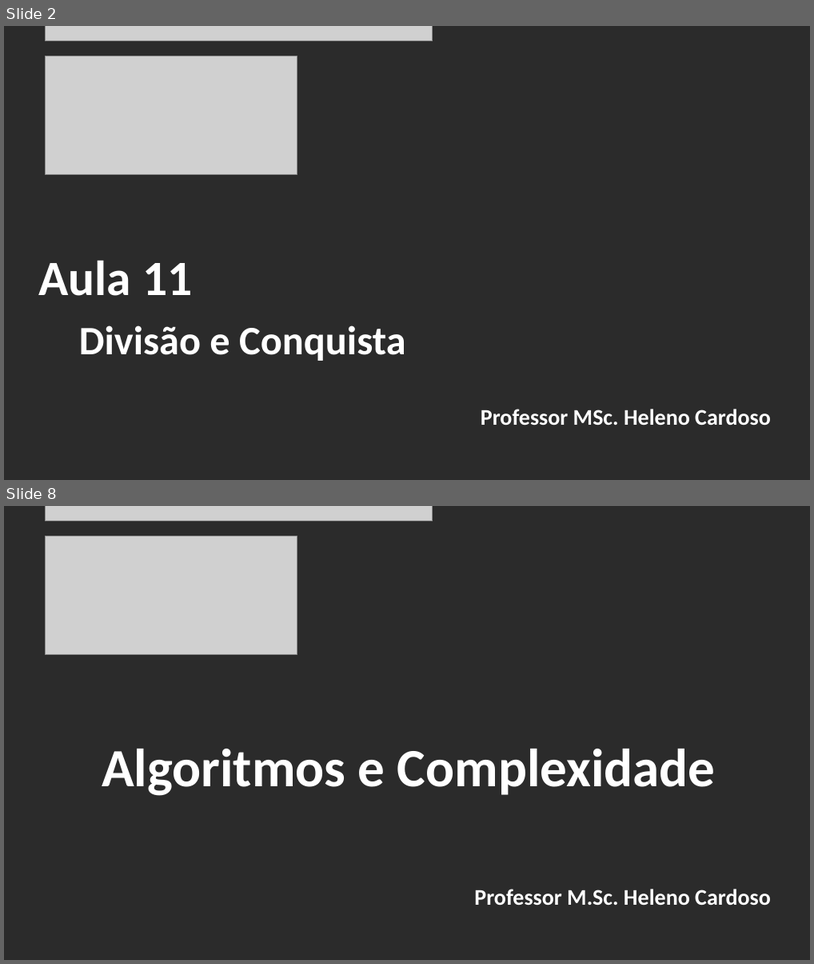
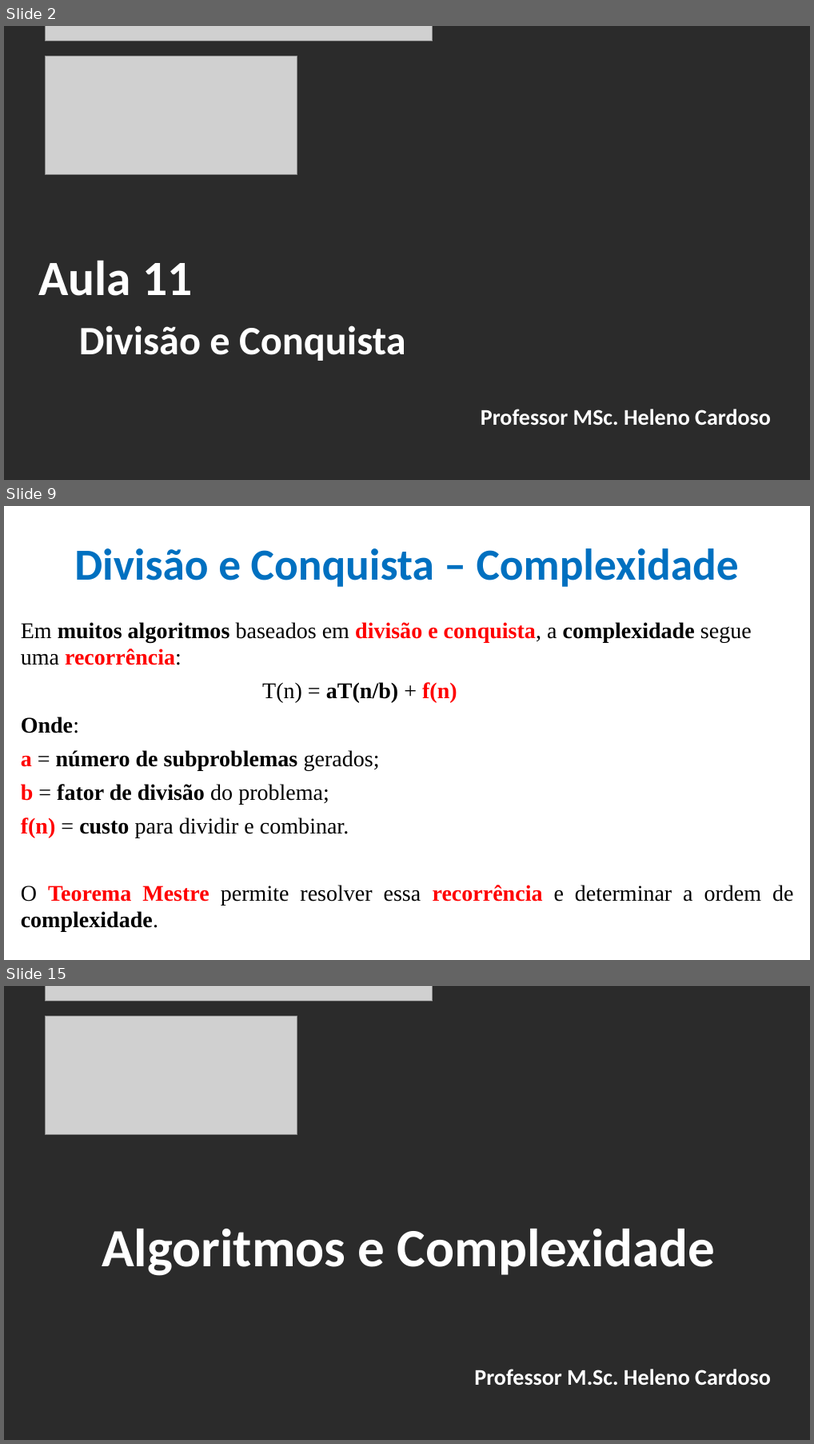
Before and after one commit to CloudEducationBrazil/WydenAlgoritmosEComplexidade, a slide deck: 01 Classes/Aula 11 - Algoritmos e Complexidade - Divisão e Conquista.pptx. Shown one above the other, each under a label of ours: slides 2 and 8 before the commit, slides 2, 9 and 15 after it; the slides between them are not shown. The pictures are 814x964 and 814x1444 pixels, drawn with LibreOffice and Linux fonts; fonts in the diff are those of the drawing; grey boxes stand for pictures; background and template pictures are left out; a plain dark background stands for a picture behind light text. Boxes give left, top, right and bottom in pixels: in the first picture for what was removed or moved away, otherwise in the second. Text is boxed around its words. In the diff, an @@ line names an element or a change of style, - is before the commit and + after.

Commit message:
Alg e Compl - Alg Gulosos e Divisão e Conquista 21102025

```diff
--- a/01 Classes/Aula 11 - Algoritmos e Complexidade - Divisão e Conquista.pptx
+++ b/01 Classes/Aula 11 - Algoritmos e Complexidade - Divisão e Conquista.pptx
@@ slide 9 added at bbox=[4, 506, 810, 960], background picture (left out) @@
@@ title added at bbox=[74, 548, 739, 587], 39.6 pt, text #0070C0, bold @@
+Divisão e Conquista – Complexidade
@@ text added at bbox=[21, 622, 794, 932], 20 pt, text #000000, bold @@
+Em muitos algoritmos baseados em divisão e conquista, a complexidade segue uma recorrência:
+T(n) = aT(n/b) + f(n)
+Onde:
+a = número de subproblemas gerados;
+b = fator de divisão do problema;
+f(n) = custo para dividir e combinar.
+O Teorema Mestre permite resolver essa recorrência e determinar a ordem de complexidade.
@@ what was slide 8 is now slide 15 @@
```
Also in this commit, not shown: 4 slides changed, 7 other slides added, 1 slide removed, 21 other files.
